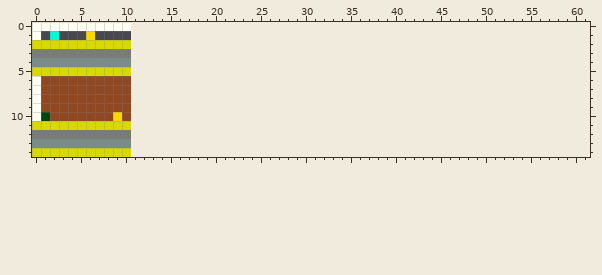
A pixel-art sprite gets an edit: tamagon/res/level2.png. Above is the file before it was changed.
The file is 11x15 pixels. Colours within 5 levels of each other are drawn and written as one. The old version is drawn lined up with the new one, on the new canvas.
And afterwards:
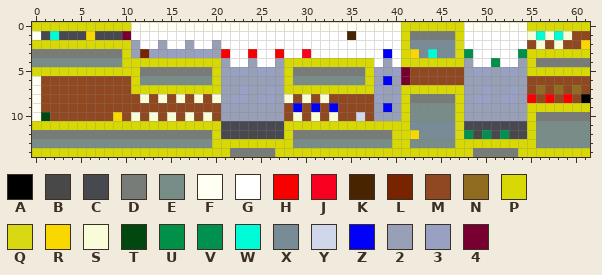
Palette (. is transparent): A #000000  B #484848  C #484850  D #787c78  E #788c88  F #fffff3  G #ffffff  H #f80000  J #f80020  K #482400  L #782400  M #904820  N #906c20  P #d8d805  Q #d8d813  R #f8d800  S #f8fcd9  T #004810  U #009048  V #009050  W #00fcd7  X #788c98  Y #d0d7ea  Z #0000f9  2 #98a0b8  3 #98a0c3  4 #780031
From old to new:
canvas 11x15 -> 62x15
@@ x 0..61 @@
- 0 FFFFFFFFFFF...................................................
- 1 FCWCCCRCCCC...................................................
- 2 PPPPPPPPPPP...................................................
- 3 DDDDDDDDDDD...................................................
- 4 EEEEEEEEEEE...................................................
- 5 PPPPPPPPPPP...................................................
- 6 FMMMMMMMMMM...................................................
- 7 FMMMMMMMMMM...................................................
- 8 FMMMMMMMMMM...................................................
- 9 FMMMMMMMMMM...................................................
-10 FTMMMMMMMRM...................................................
-11 PPPPPPPPPPP...................................................
-12 DDDDDDDDDDD...................................................
-13 EEEEEEEEEEE...................................................
-14 PPPPPPPPPPP...................................................
+ 0 PPPPPPPPPPPFFFFFFFFFFFFFFFFFFFFFFFFFFFFFFPPPPPPPFFFFFFFPPPPPPP
+ 1 FCWCCCRCCC4GGGGGGGGGGGGGGGGGGGGGGGGKGGGGGPDDDDDPGGGGGGGSWSWSMM
+ 2 PPPPPPPPPPP2GG2GG2GG2GGGGGGGGGGGGGGGGGGGGPXXXXXQGGGGGGGMSMSMMR
+ 3 DDDDDDDDDDP2L32332332HGGHGGHGGJGGGGGGGGZGPRXWXXQUGGGGGUPPPPPPP
+ 4 EEEEEEEEEEPPPPPPPPPPP2GG2GG2PPPPPPPPPPG2GPPPPPPP2GGUGG2PDDDDDD
+ 5 PPPPPPPPPPPPDDDDDDDDP2332332PDDDDDDDDP3234MMMMMM2332332PPPPPPP
+ 6 FMMMMMMMMMMPEEEEEEEEP2222222PEEEEEEEEP2Z24MMMMMM2222222MMMMMMM
+ 7 FMMMMMMMMMMPPPPPPPPPP2232232PPPPPPPPPP322PPPPPPP2232232MNMNMNM
+ 8 FMMMMMMMMMMMSMSMSMSMS2332332SMSMSMMMMM323PDDDDDP2332332HMHMHMA
+ 9 FMMMMMMMMMMMMMMMMMMMM2222222MZMZMZMMMM2Z2PEEEEEP2222222PPPPPPP
+10 FTMMMMMMMRMSMSMSMSMSM2222222MSMSMSMMYM222PEEEEEP2222222PDDDDDD
+11 PPPPPPPPPPPPPPPPPPPPPCCCCCCCPPPPPPPPPPPPPPXXXXXQCCCCCCCPEEEEEE
+12 DDDDDDDDDDDDDDDDDDDDPCCCBCCCPDDDDDDDDDDDPPRXXXXQVBVCVBCPEEEEEE
+13 EEEEEEEEEEEEEEEEEEEEPPPPPPPPPEEEEEEEEEEEPPEEEEEPPPPPPPPPEEEEEE
+14 PPPPPPPPPPPPPPPPPPPPPPDDDDDPPPPPPPPPPPPPPPPPPPPPPDDDDDPPPPPPPP
Where, in picture pixels (left, top, right, bottom), the same in both pictures:
changed: (32, 22, 590, 157)
